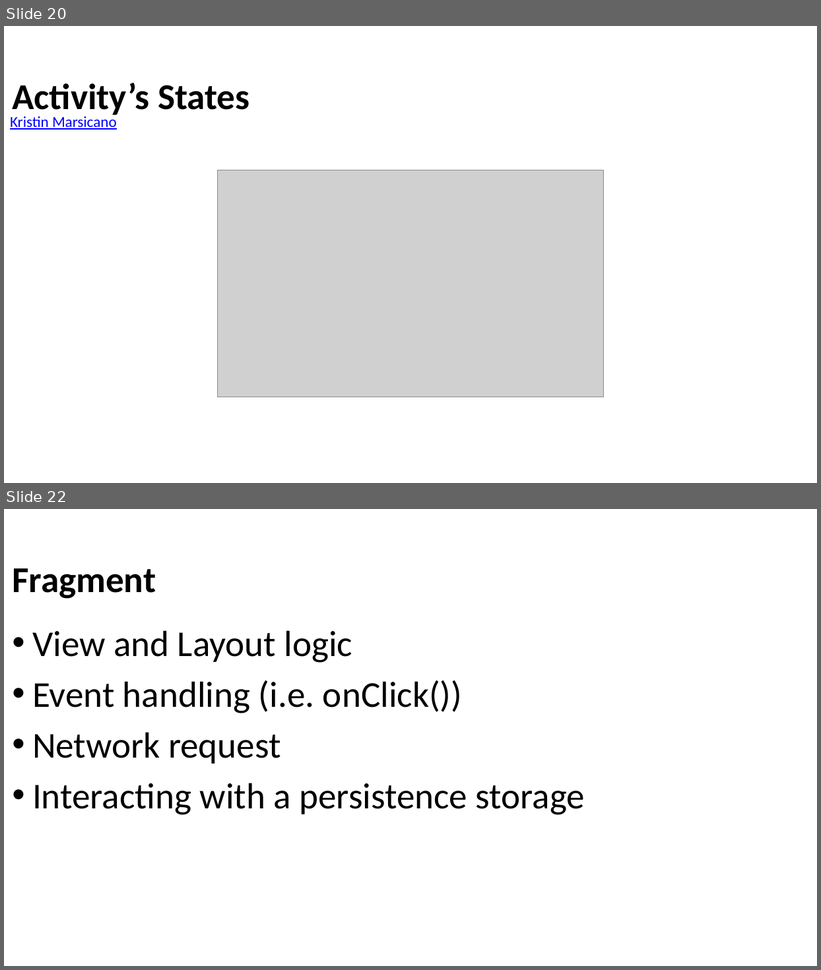
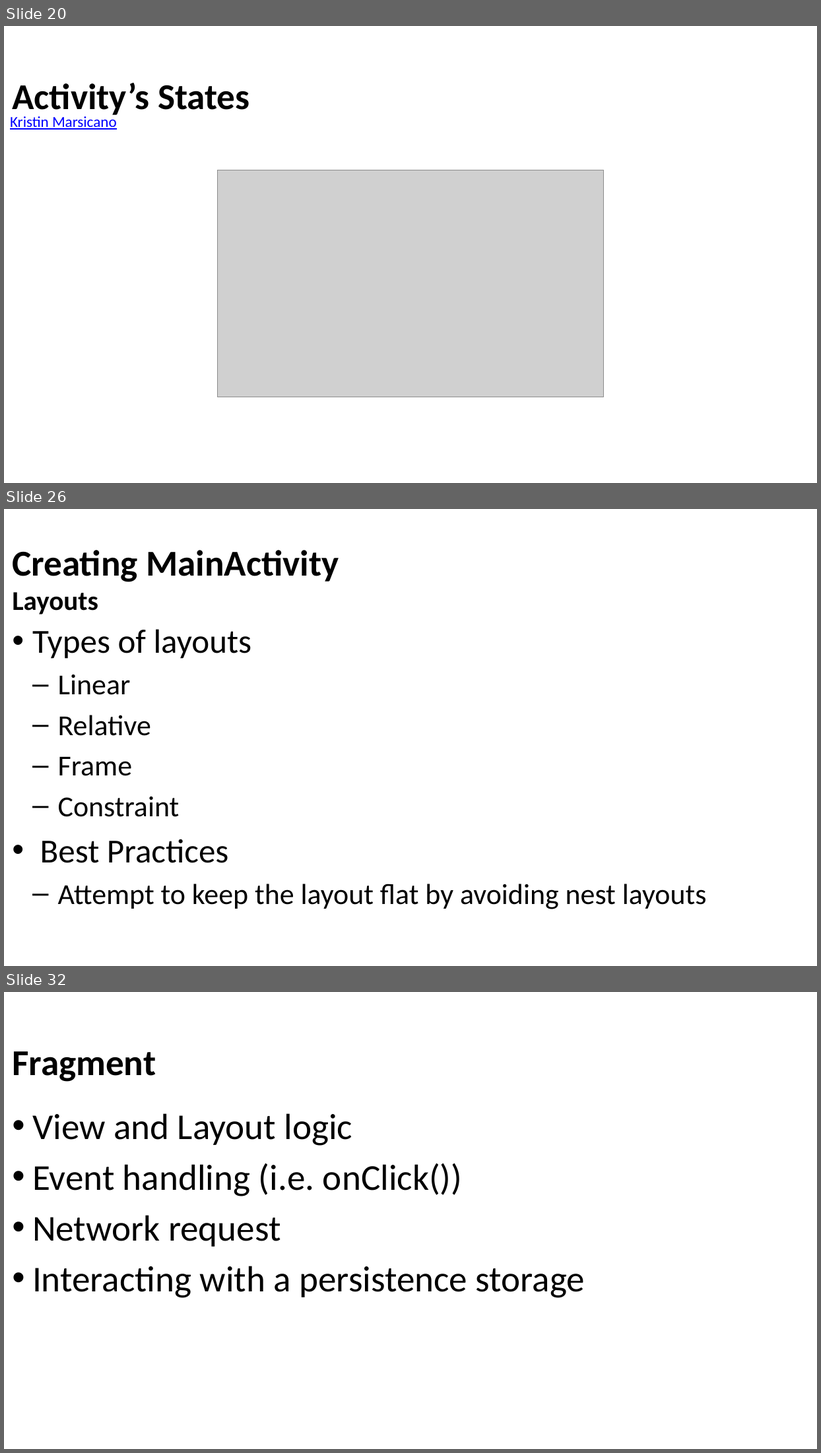
Before and after one commit to Batch-xx/Android-Lunch-Learn, a slide deck: slides/Android Studio_Activities_Fragments.pptx. Shown one above the other, each under a label of ours: slides 20 and 22 before the commit, slides 20, 26 and 32 after it; the slides between them are not shown. The pictures are 821x970 and 821x1453 pixels, drawn with LibreOffice and Linux fonts; fonts in the diff are those of the drawing; grey boxes stand for pictures; background and template pictures are left out. Boxes give left, top, right and bottom in pixels: in the first picture for what was removed or moved away, otherwise in the second. Text is boxed around its words. In the diff, an @@ line names an element or a change of style, - is before the commit and + after.

```diff
--- a/slides/Android Studio_Activities_Fragments.pptx
+++ b/slides/Android Studio_Activities_Fragments.pptx
@@ slide 26 added at bbox=[4, 509, 817, 966], background picture (left out) @@
@@ title added at bbox=[12, 550, 339, 615], 43 pt, text #000000, bold @@
+Creating MainActivity
+Layouts
@@ text added at bbox=[32, 629, 707, 910], 34.2 pt, text #000000 @@
+• Types of layouts
+  – Linear
+  – Relative
+  – Frame
+  – Constraint
+• Best Practices
+  – Attempt to keep the layout flat by avoiding nest layouts
@@ what was slide 22 is now slide 32 @@
```
Also in this commit, not shown: 4 slides changed, 10 other slides added, 1 slide removed, 5 other files.
